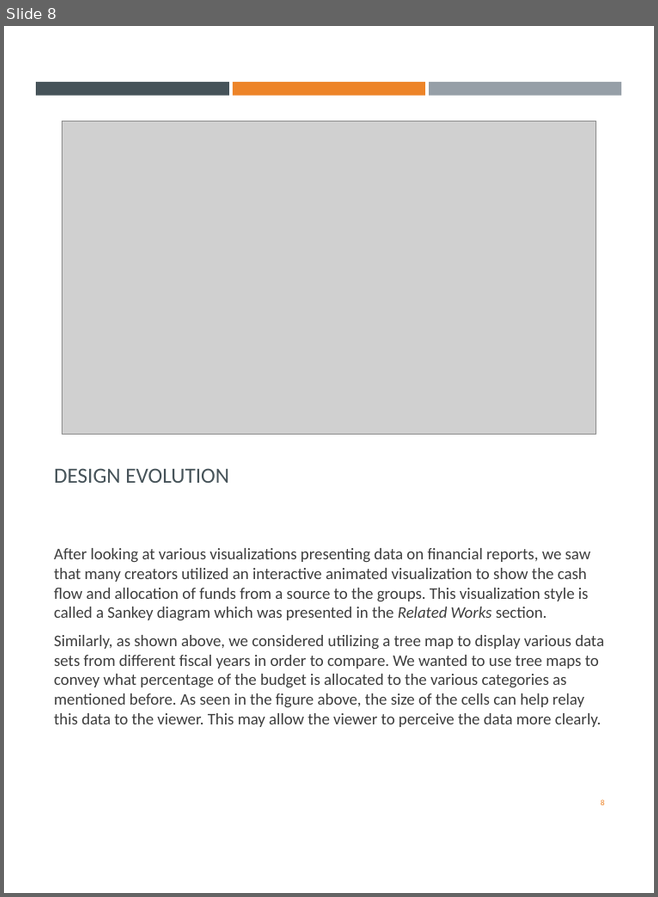
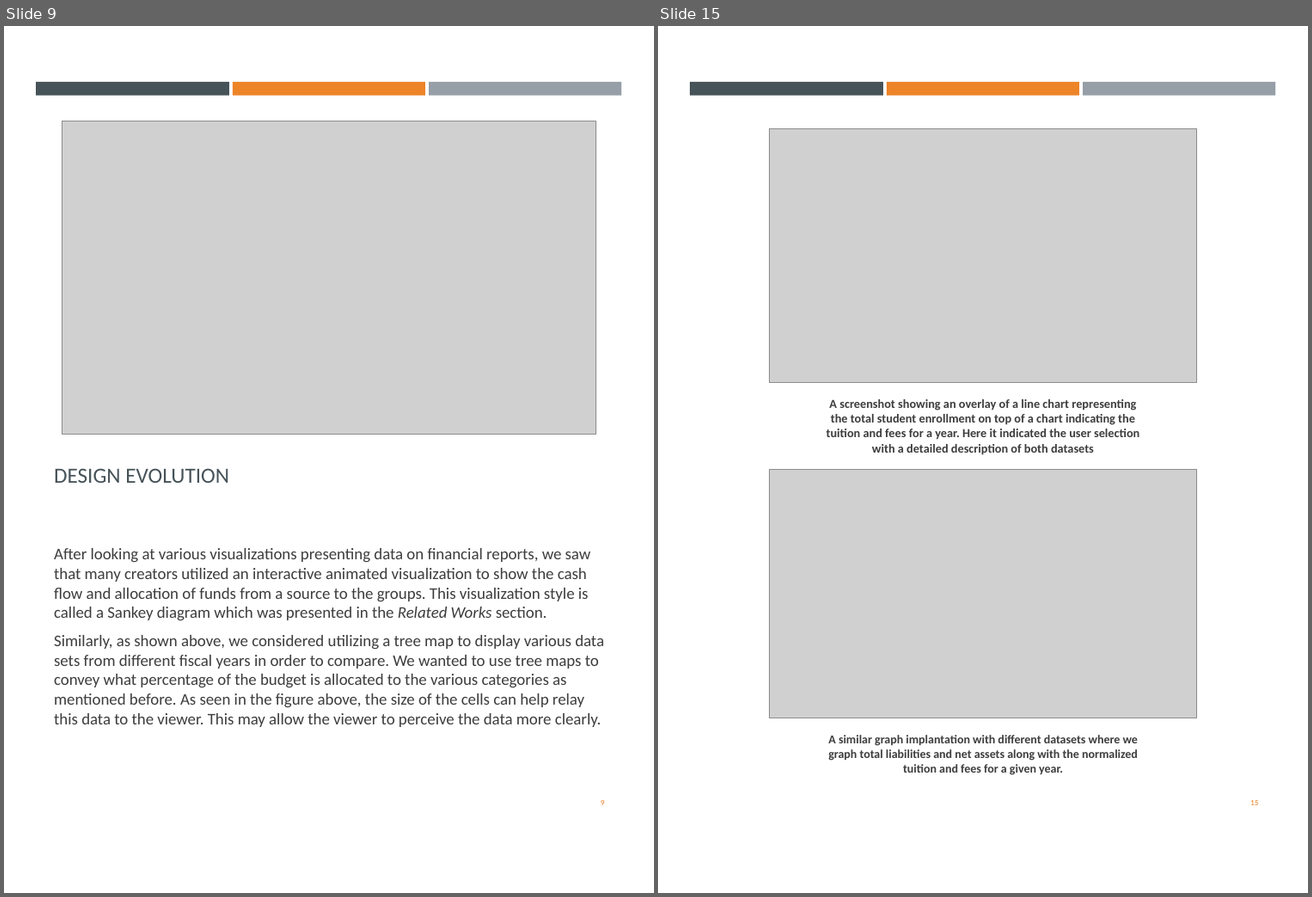
Before and after one commit to cs480x-21c/final, a slide deck: ProcessBook.pptx. Shown side by side, each under a label of ours: slide 8 before the commit, slides 9 and 15 after it; the slides between them are not shown. The pictures are 658x897 and 1312x897 pixels, drawn with LibreOffice and Linux fonts; fonts in the diff are those of the drawing; grey boxes stand for pictures. Boxes give left, top, right and bottom in pixels: in the first picture for what was removed or moved away, otherwise in the second. Text is boxed around its words. In the diff, an @@ line names an element or a change of style, - is before the commit and + after.

```diff
--- a/ProcessBook.pptx
+++ b/ProcessBook.pptx
@@ slide 15 added at box(658, 26, 1308, 893), background #FFFFFF; not listed: 3 template elements that a slide beside it also shows @@
@@ picture added at box(770, 129, 1197, 382) @@
@@ text added at box(827, 399, 1140, 455), 10.2 pt, text #3D3D3D, bold @@
+A screenshot showing an overlay of a line chart representing the total student enrollment on top of a chart indicating the tuition and fees for a year. Here it indicated the user selection with a detailed description of both datasets
@@ picture added at box(770, 469, 1197, 717) @@
@@ text added at box(828, 735, 1138, 775), 10 pt, text #3D3D3D, bold @@
+A similar graph implantation with different datasets where we graph total liabilities and net assets along with the normalized tuition and fees for a given year.
@@ page number added at box(1251, 800, 1258, 805), 6.8 pt, text #ED8428 @@
+15
@@ what was slide 8 is now slide 9 @@
@@ page number at box(601, 800, 605, 805): text changed @@
-8
+9
```
Also in this commit, not shown: 3 slides changed, 10 other slides added, 1 slide removed.
